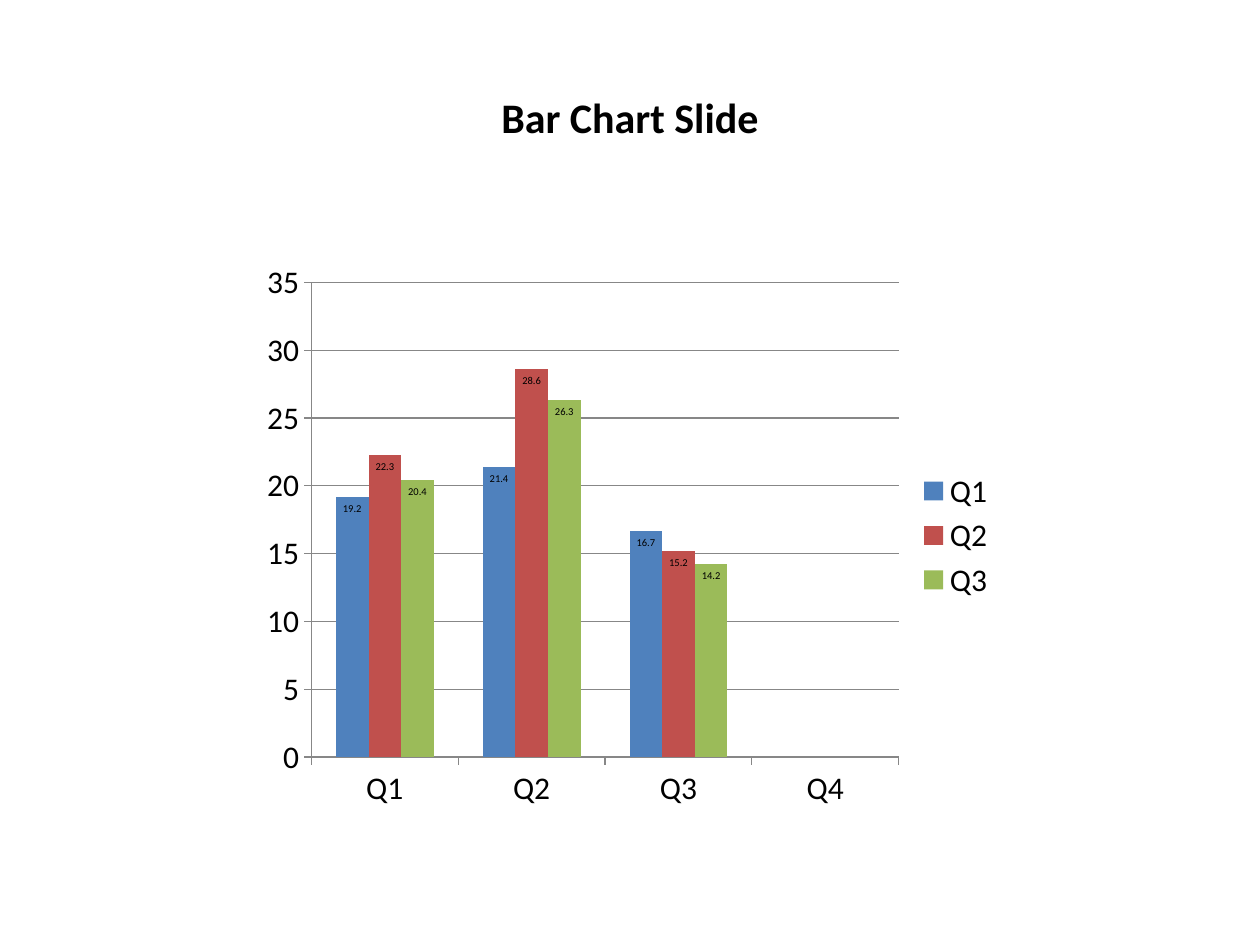
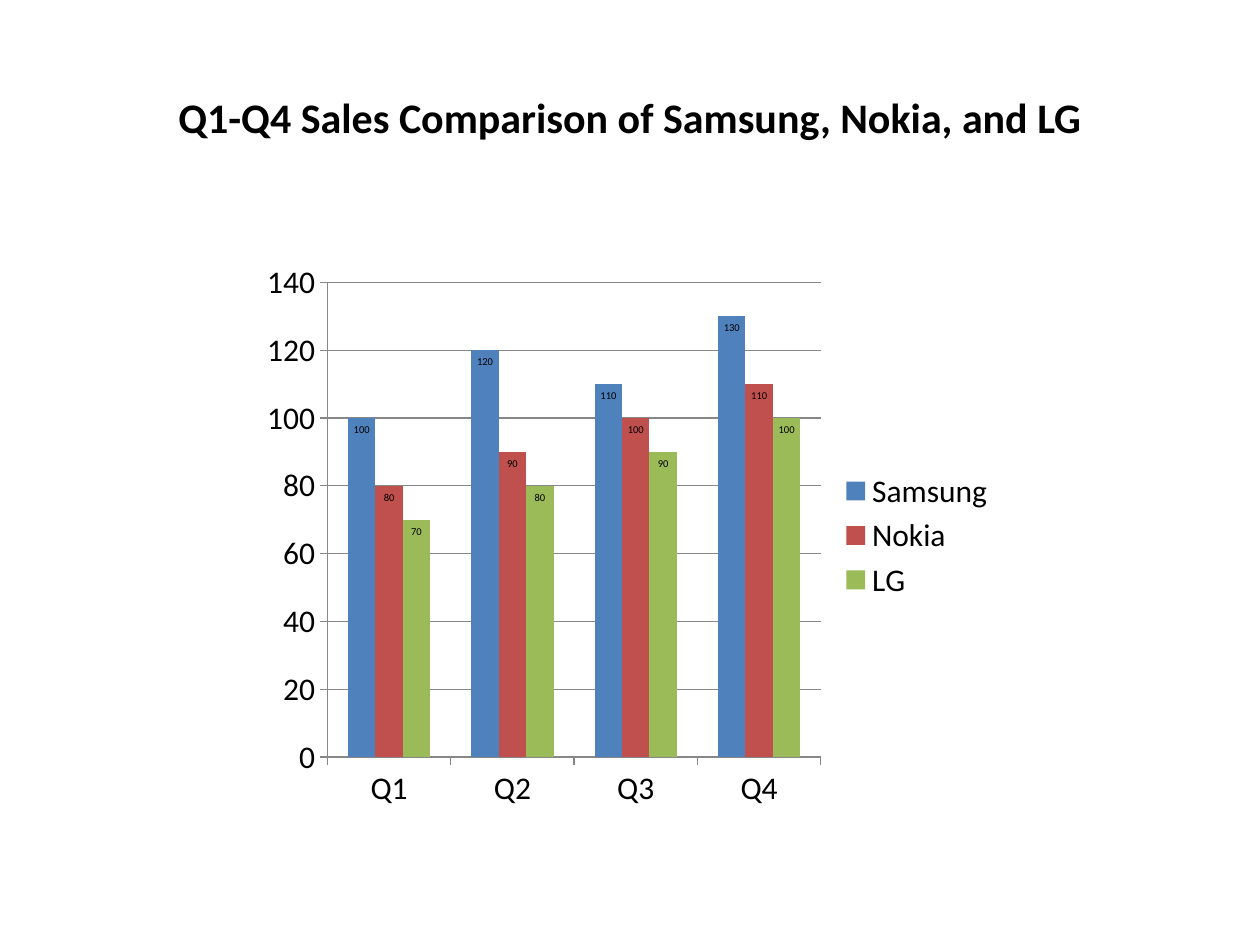
Before and after one commit to UditRaj0707/Presentation-Tool, a slide deck: slide 9 of output/presentation.pptx. Drawn at 1260x945 pixels with LibreOffice and Linux fonts; fonts in the diff are those of the drawing. Boxes give left, top, right and bottom in pixels: in the first picture for what was removed or moved away, otherwise in the second. Text is boxed around its words. In the diff, an @@ line names an element or a change of style, - is before the commit and + after.

```diff
--- a/output/presentation.pptx
+++ b/output/presentation.pptx
@@ title at <box>178,103,1081,140</box>: text changed @@
-Bar Chart Slide
+Q1-Q4 Sales Comparison of Samsung, Nokia, and LG
@@ column chart at <box>252,252,1008,819</box> @@
-Q1: 19.2, 21.4, 16.7
+Samsung: 100, 120, 110, 130
-Q2: 22.3, 28.6, 15.2
+Nokia: 80, 90, 100, 110
-Q3: 20.4, 26.3, 14.2
+LG: 70, 80, 90, 100
```
Also in this commit, not shown: 2 slides removed, 3 other files.
